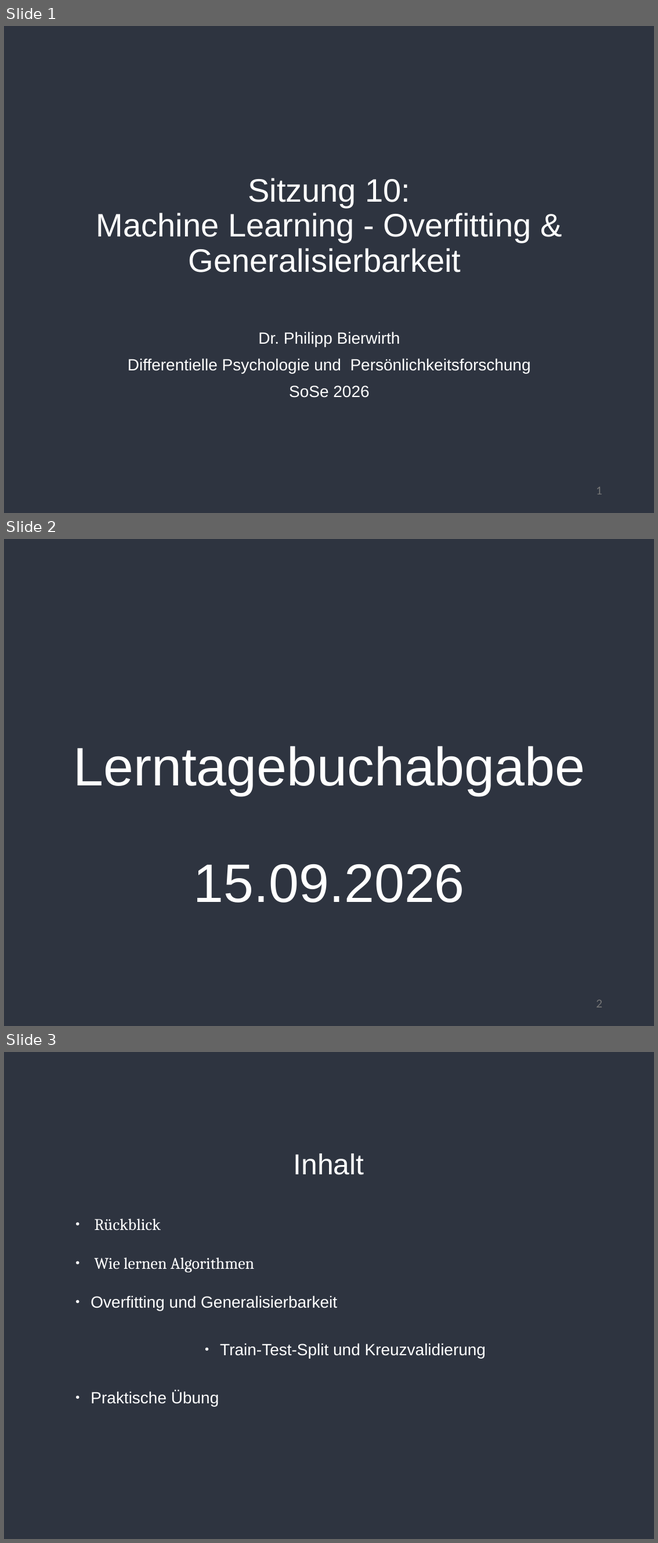
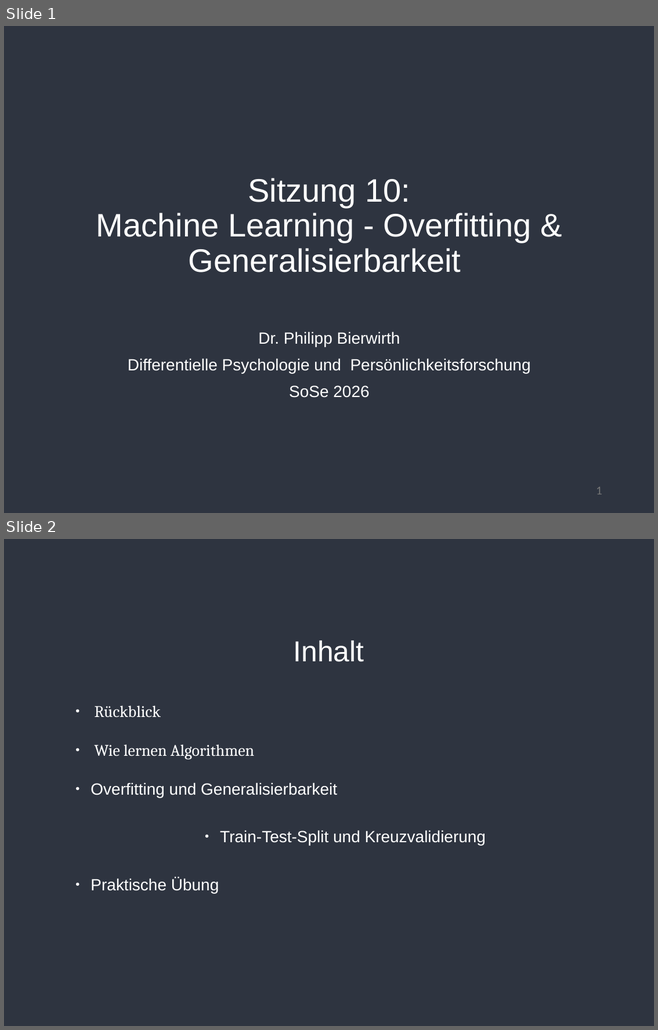
Before and after one commit to pbierwirth/teaching, a slide deck: slides/Sitzung_10.odp. Shown one above the other, each under a label of ours: slides 1, 2 and 3 before the commit, slides 1 and 2 after it. The pictures are 658x1543 and 658x1030 pixels, drawn with LibreOffice and Linux fonts; fonts in the diff are those of the drawing; background and template pictures are left out. Boxes give left, top, right and bottom in pixels: in the first picture for what was removed or moved away, otherwise in the second. Text is boxed around its words. In the diff, an @@ line names an element or a change of style, - is before the commit and + after.

Commit message:
upload slides session 10

```diff
--- a/slides/Sitzung_10.odp
+++ b/slides/Sitzung_10.odp
@@ slide 2 removed at <box>4,539,654,1026</box>, background #2E3440 @@
@@ title removed at <box>73,746,585,903</box> @@
-Lerntagebuchabgabe
-15.09.2026
@@ page number removed at <box>596,1000,602,1008</box> @@
-2
@@ what was slide 3 is now slide 2 @@
```
